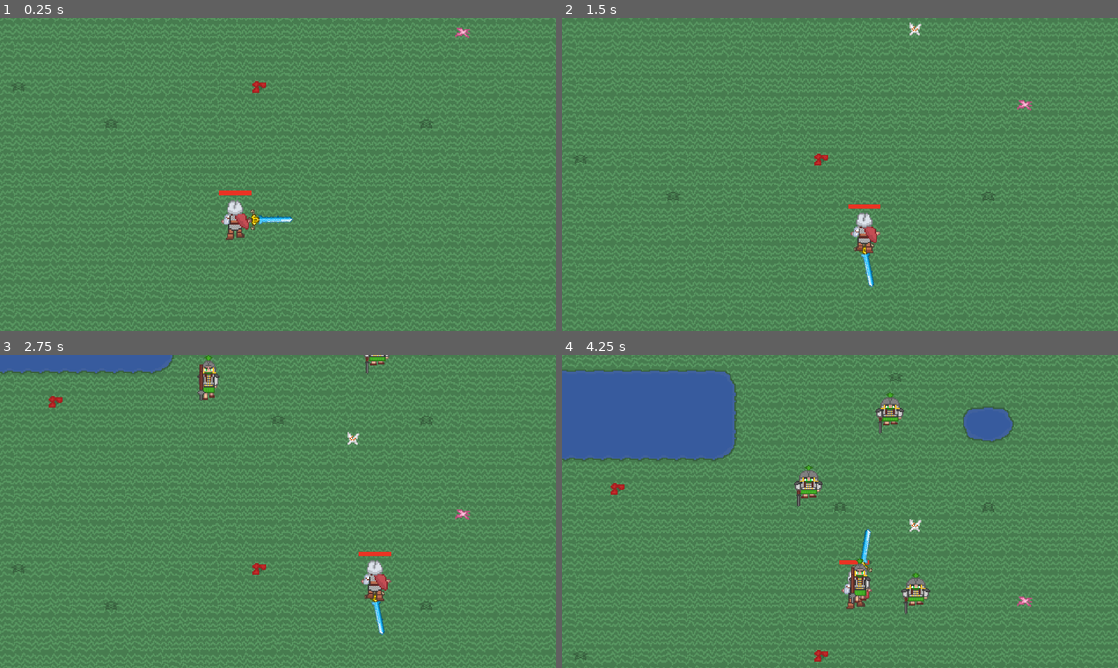
Above: before the commit, frames 1-4 (two rows, left to right).
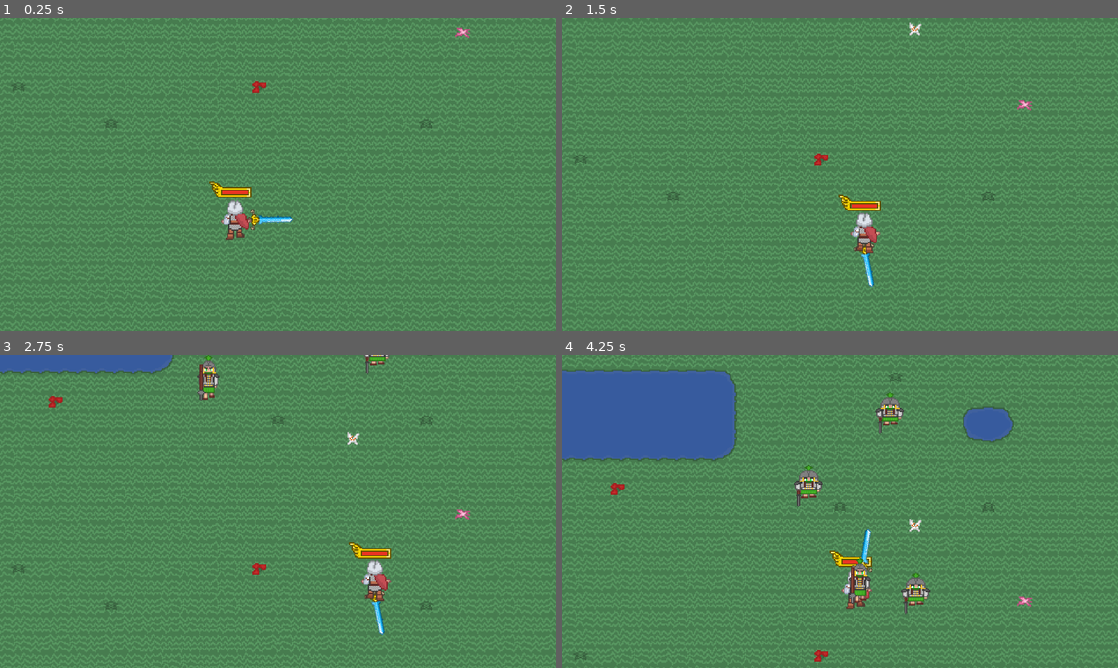
Above: after the commit, the same moments.

Repository: SamyTheSpheal/A-Roman-s-Requiem
Game: Godot game, scene res://Scenes/level1.tscn
Same seed, same stepped clock (60 frames per second), same inputs: the game is played once before the commit and once after it.
Inputs (mouse positions are in pixels of both pictures, inside the frame that each line leads up to):
- Up to frame 1 (0.25 s): no input
- Up to frame 2 (1.5 s): move the mouse to (962, 158) at 0.52 s; hold Right (ui_right) 0.53-1.28 s; hold Shift 0.53-1.28 s; click (962, 158) at 0.67 s; move the mouse to (728, 190) at 1.27 s; hold Down (ui_down) from 1.28 s (still down); tap Shift at 1.35 s
- Up to frame 3 (2.75 s): move the mouse to (333, 442) at 2.02 s; release Down (ui_down) at 2.03 s; hold Right (ui_right) from 2.03 s (still down); hold Shift from 2.03 s (still down)
- Up to frame 4 (4.25 s): move the mouse to (812, 574) at 2.77 s; release Right (ui_right) at 2.78 s; release Shift at 2.78 s; hold Up (ui_up) 2.78-3.53 s; tap Shift at 2.85 s; click (812, 574) at 2.92 s; move the mouse to (1006, 558) at 3.52 s; hold Left (ui_left) from 3.53 s (still down); hold Shift from 3.53 s (still down)

The runs differ from the first frame. In frame 1, 0.2% of the frame differs, in the area x 37-46%, y 52-58%; in frame 2, 0.2%; in frame 3, 0.2%, in the area x 62-71%, y 59-66%; in frame 4, 0.2%.

Commit message:
Pre Alpha 1.4

Diff:
--- a/Scenes/player.tscn
+++ b/Scenes/player.tscn
@@ -1,9 +1,10 @@
-[gd_scene load_steps=11 format=3 uid="uid://bkprbqt261yqc"]
+[gd_scene load_steps=12 format=3 uid="uid://bkprbqt261yqc"]
 
 [ext_resource type="Script" path="res://Scripts/Player.gd" id="1_xi3l1"]
 [ext_resource type="Texture2D" uid="uid://cmx4ak368712k" path="res://Sprites/Screenshot 2024-03-08 at 4.13.00 PM.png" id="2_uw0ld"]
 [ext_resource type="Texture2D" uid="uid://cq5w4vk8t1vra" path="res://Sprites/peterwalkcycle1.png" id="3_7ctya"]
 [ext_resource type="Texture2D" uid="uid://cy68ahmuvpcva" path="res://Sprites/Character Attachments/swordofthespirit.png" id="4_xl3g1"]
+[ext_resource type="Texture2D" uid="uid://bycw5wkr6n4p1" path="res://Sprites/HUD GUI Elements/velocitymeter.png" id="5_r6qkl"]
 
 [sub_resource type="StyleBoxTexture" id="StyleBoxTexture_lky1d"]
 texture = ExtResource("2_uw0ld")
@@ -59,10 +60,10 @@
 script = ExtResource("1_xi3l1")
 
 [node name="ProgressBar" type="ProgressBar" parent="."]
-offset_left = -14.0
-offset_top = -37.0
-offset_right = 14.0
-offset_bottom = -33.0
+offset_left = -11.0
+offset_top = -38.0
+offset_right = 11.0
+offset_bottom = -34.0
 theme_override_styles/fill = SubResource("StyleBoxTexture_lky1d")
 step = 1.0
 value = 100.0
@@ -96,3 +97,8 @@
 libraries = {
 "": SubResource("AnimationLibrary_p38jt")
 }
+
+[node name="Sprite2D2" type="Sprite2D" parent="."]
+position = Vector2(-4, -38)
+scale = Vector2(1.10606, 1)
+texture = ExtResource("5_r6qkl")
Binary file added: Sprites/HUD GUI Elements/velocitymeter.png
Not shown, added: Sprites/HUD GUI Elements/velocitymeter.png.import
